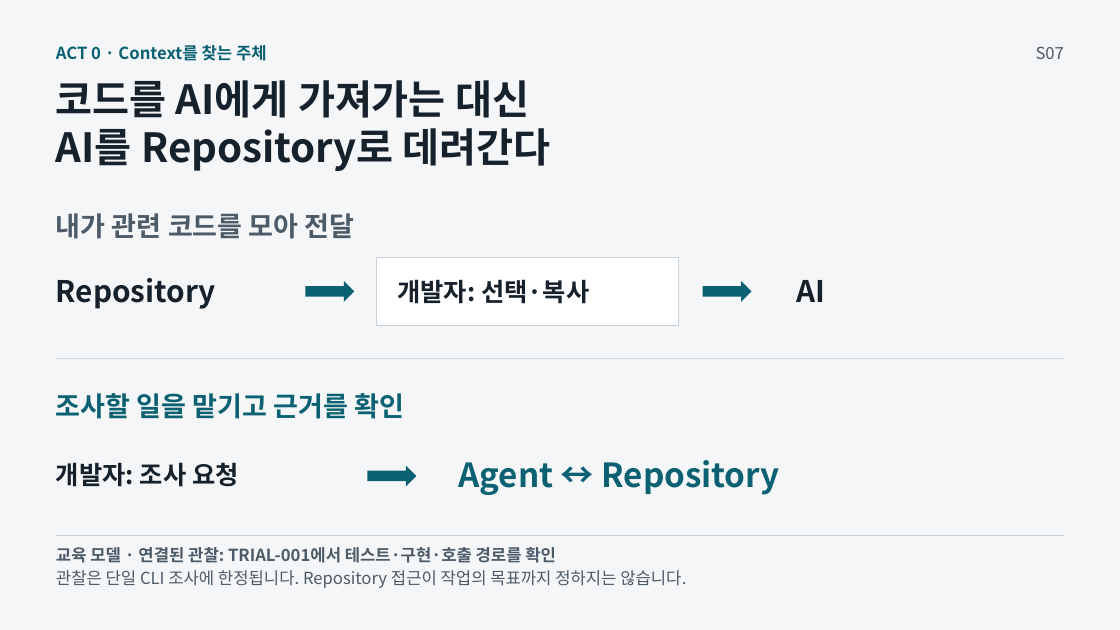
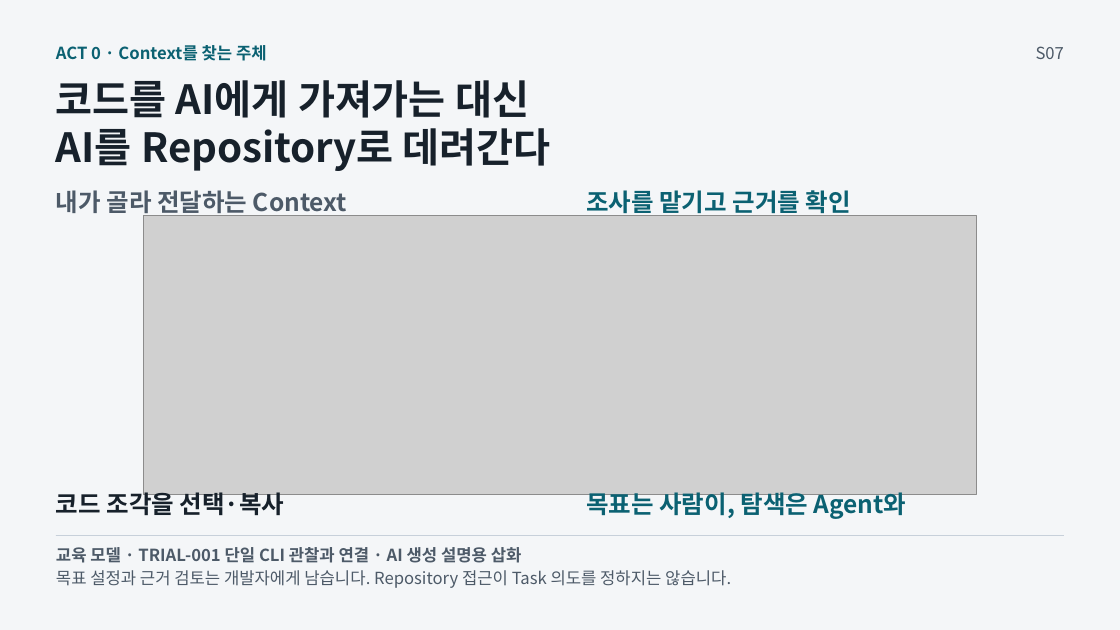
Before and after one commit to GideokKim/ai-dev-training, a slide deck: slide 7 of production/AI_Dev_Training_Full.pptx. Drawn at 1120x630 pixels with LibreOffice and Linux fonts; fonts in the diff are those of the drawing; grey boxes stand for pictures. Boxes give left, top, right and bottom in pixels: in the first picture for what was removed or moved away, otherwise in the second. Text is boxed around its words. In the diff, an @@ line names an element or a change of style, - is before the commit and + after.

Commit message:
feat(slides): integrate four illustrated slides into full deck
Apply the approved image pilot and expand S72 text boxes so the production
deck matches the reviewed direction without changing story or claim scope.

```diff
--- a/production/AI_Dev_Training_Full.pptx
+++ b/production/AI_Dev_Training_Full.pptx
@@ text at (56, 190, 347, 217): text changed; size 23.2 to 21 pt @@
-내가 관련 코드를 모아 전달
+내가 골라 전달하는 Context
@@ text at (586, 190, 851, 216): text changed; size 23.2 to 21 pt @@
-조사할 일을 맡기고 근거를 확인
+조사를 맡기고 근거를 확인
@@ picture added at (144, 215, 977, 494) @@
@@ rectangle removed at (376, 257, 678, 325) @@
@@ text removed at (56, 278, 216, 309) @@
-Repository
@@ right arrow removed at (306, 281, 355, 302) @@
@@ right arrow removed at (702, 281, 751, 302) @@
@@ text removed at (796, 280, 825, 302) @@
-AI
@@ line removed from (56, 359) to (1065, 359) @@
@@ text removed at (56, 462, 239, 487) @@
-개발자: 조사 요청
@@ right arrow removed at (368, 465, 417, 486) @@
@@ text removed at (458, 460, 780, 495) @@
-Agent ↔ Repository
@@ text added at (56, 488, 285, 515), 21 pt, text #17212B, bold @@
+코드 조각을 선택·복사
@@ text at (586, 492, 907, 519): text changed; size 21.8 to 21 pt; text colour #17212B to #0B6172 @@
-개발자: 선택·복사
+목표는 사람이, 탐색은 Agent와
@@ text at (56, 547, 522, 563): text changed @@
-교육 모델 · 연결된 관찰: TRIAL-001에서 테스트·구현·호출 경로를 확인
+교육 모델 · TRIAL-001 단일 CLI 관찰과 연결 · AI 생성 설명용 삽화
@@ text at (56, 570, 731, 588): text changed @@
-관찰은 단일 CLI 조사에 한정됩니다. Repository 접근이 작업의 목표까지 정하지는 않습니다.
+목표 설정과 근거 검토는 개발자에게 남습니다. Repository 접근이 Task 의도를 정하지는 않습니다.
```
Also in this commit, not shown: 3 other slides changed, 25 other files.
